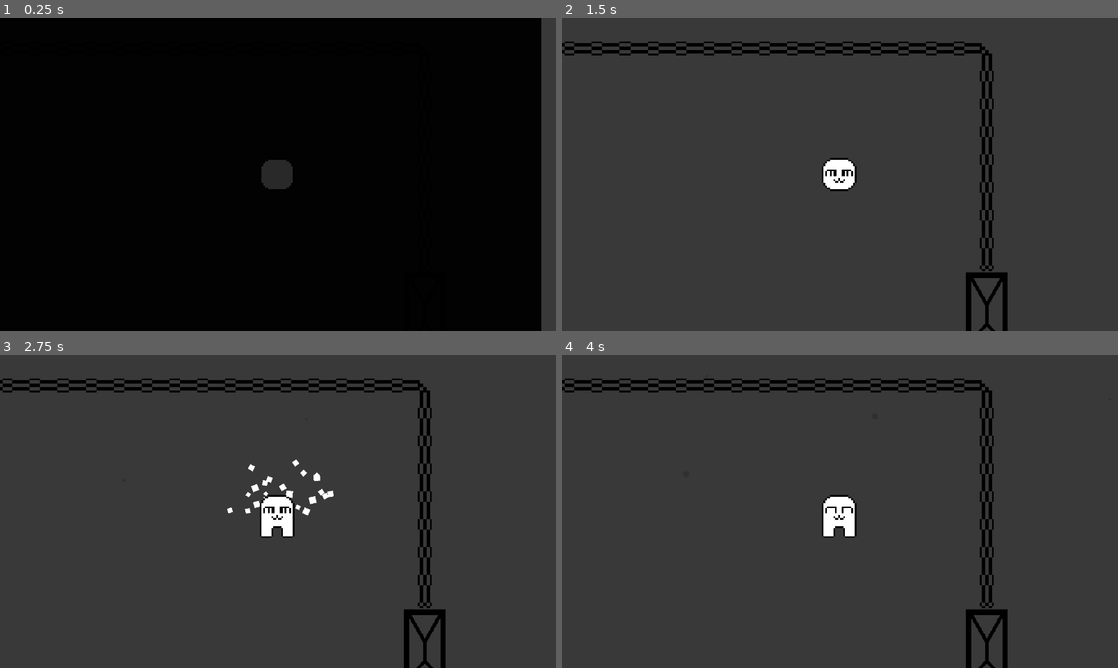
Above: before the commit, frames 1-4 (two rows, left to right).
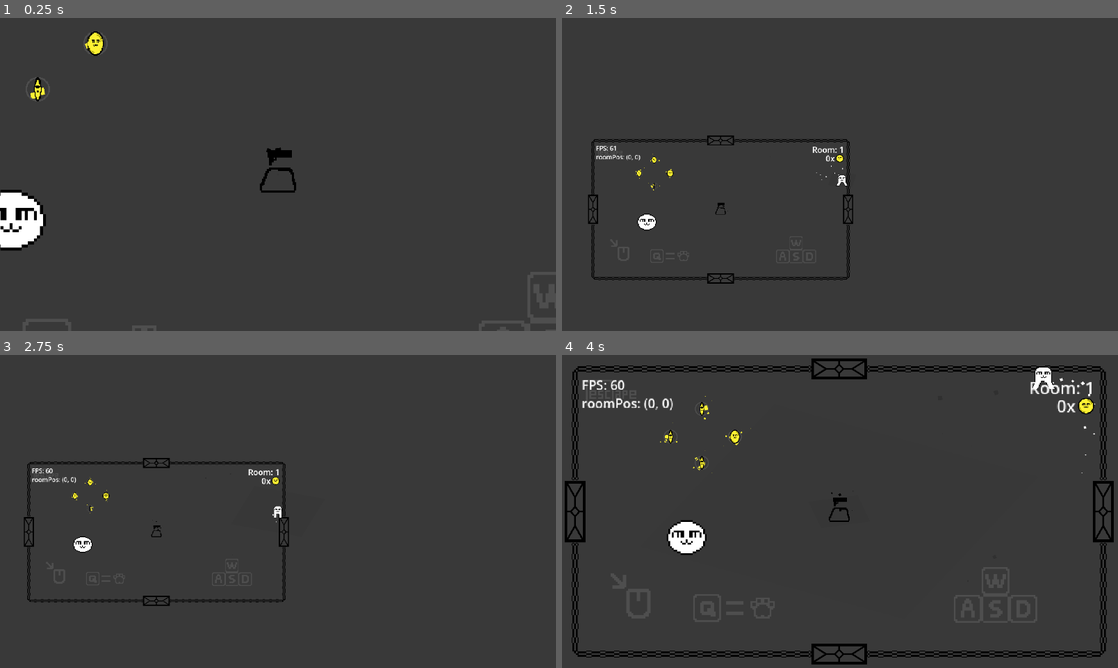
Above: after the commit, the same moments.

Repository: Jurgwem/roguelike
Game: Godot game, scene res://SCENES/game.tscn
Same seed, same stepped clock (60 frames per second), same inputs: the game is played once before the commit and once after it. This scene is started directly instead of the project's main scene.
Inputs (mouse positions are in pixels of both pictures, inside the frame that each line leads up to):
- Up to frame 1 (0.25 s): no input
- Up to frame 2 (1.5 s): move the mouse to (962, 158) at 0.52 s; hold D (right) 0.53-1.28 s; tap Alt (dev) at 0.6 s; move the mouse to (728, 190) at 1.27 s; hold S (down) from 1.28 s (still down); click (728, 190) at 1.35 s
- Up to frame 3 (2.75 s): move the mouse to (333, 442) at 2.02 s; release S (down) at 2.03 s; hold D (right) from 2.03 s (still down); tap Q (unequip) at 2.1 s
- Up to frame 4 (4 s): move the mouse to (812, 574) at 2.77 s; release D (right) at 2.78 s; hold W (up) 2.78-3.53 s; tap Alt (dev) at 2.85 s; move the mouse to (1006, 558) at 3.52 s; press the mouse at (1006, 558) at 3.53 s; hold A (left) from 3.53 s (still down)

The runs differ from the first frame. In frame 1, 96% of the frame differs, in the area x 0-98%, y 0-100%; in frame 2, 5.3%; in frame 3, 5.7%; in frame 4, 10%.
Error after the commit: Parse Error: Expected identifier after "." for attribute access. (res://ENEMIES/ball.gd:10)

Commit message:
added test

Diff:
--- /dev/null
+++ b/ENEMIES/ball.gd
@@ -0,0 +1,16 @@
+extends CharacterBody2D
+
+@onready var player : Node2D = get_node("/root/game/player");
+
+const SPEED = 300.0
+
+
+func _physics_process(delta: float) -> void:
+	look_at(player.position)
+	velocity.
+	# Add the gravity.
+
+
+
+
+	move_and_slide()
--- /dev/null
+++ b/ENEMIES/ball.tscn
@@ -0,0 +1,34 @@
+[gd_scene load_steps=6 format=3 uid="uid://g4eldas2o1e0"]
+
+[ext_resource type="Texture2D" uid="uid://bf0npblx3mdtw" path="res://ENEMIES/ball.png" id="1_uby7x"]
+[ext_resource type="Script" path="res://ENEMIES/ball.gd" id="1_vghdj"]
+
+[sub_resource type="AtlasTexture" id="AtlasTexture_1iwr3"]
+atlas = ExtResource("1_uby7x")
+region = Rect2(0, 0, 32, 32)
+
+[sub_resource type="SpriteFrames" id="SpriteFrames_ve7rb"]
+animations = [{
+"frames": [{
+"duration": 1.0,
+"texture": SubResource("AtlasTexture_1iwr3")
+}],
+"loop": true,
+"name": &"default",
+"speed": 5.0
+}]
+
+[sub_resource type="CircleShape2D" id="CircleShape2D_i4gtp"]
+
+[node name="Node2D" type="CharacterBody2D"]
+scale = Vector2(2, 2)
+script = ExtResource("1_vghdj")
+
+[node name="AnimatedSprite2D" type="AnimatedSprite2D" parent="."]
+scale = Vector2(2, 2)
+sprite_frames = SubResource("SpriteFrames_ve7rb")
+
+[node name="CollisionShape2D" type="CollisionShape2D" parent="."]
+position = Vector2(1, 0)
+scale = Vector2(2, 2)
+shape = SubResource("CircleShape2D_i4gtp")
--- a/SCENES/game.tscn
+++ b/SCENES/game.tscn
@@ -16,6 +16,7 @@
 [ext_resource type="PackedScene" uid="uid://0yt3db2j1c4s" path="res://INST/rock.tscn" id="12_l7axa"]
 [ext_resource type="Script" path="res://SCRIPTS/gun.gd" id="12_mdx1r"]
 [ext_resource type="Texture2D" uid="uid://cilj47nirfano" path="res://SPRITES/gun.png" id="12_yw3kh"]
+[ext_resource type="PackedScene" uid="uid://g4eldas2o1e0" path="res://ENEMIES/ball.tscn" id="17_rlyew"]
 
 [sub_resource type="CircleShape2D" id="CircleShape2D_h4wmw"]
 radius = 8.74518
@@ -430,6 +431,7 @@
 script = ExtResource("3_pm1a5")
 
 [node name="inCameraView" type="Area2D" parent="camera"]
+visible = false
 collision_layer = 3
 collision_mask = 3
 
@@ -670,10 +672,14 @@
 one_shot = true
 
 [node name="overlay" type="Sprite2D" parent="."]
+visible = false
 z_index = 100
 position = Vector2(2.00001, -2.49999)
 scale = Vector2(23.125, 14.2656)
 texture = SubResource("GradientTexture2D_pfkdj")
+
+[node name="Node2D" parent="." instance=ExtResource("17_rlyew")]
+position = Vector2(-353, 60)
 
 [connection signal="devCamDisabled" from="player" to="camera" method="_on_player_dev_cam_disabled"]
 [connection signal="shoot" from="player" to="gun" method="_on_player_shoot"]
--- a/SCRIPTS/game_manager.gd
+++ b/SCRIPTS/game_manager.gd
@@ -12,7 +12,7 @@
 var lastRoom : String = "none";
 var horz : int = 1280;
 var vert : int = 720;
-var isDev : bool = false;
+var isDev : bool = true;
 var enemyCount :int = 1;
 var randomDoor : int = 0;
 var currentAmmo : int = 0;
Binary file added: ENEMIES/ball.aseprite
Binary file added: ENEMIES/ball.png
Not shown, added: ENEMIES/ball.png.import
Not shown: 1 places in SCENES/game.tscn that only renumber resources
